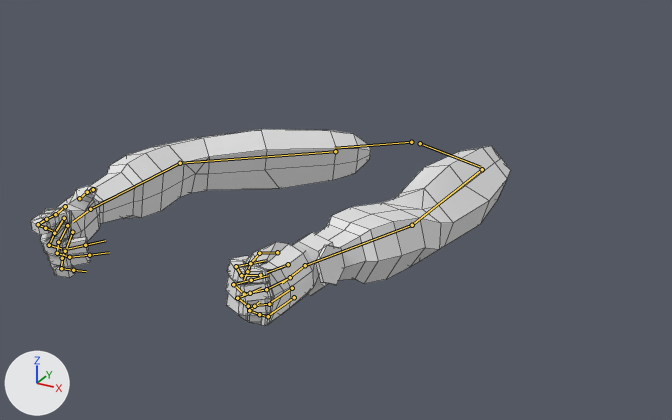
What one commit did to the FBX model CrueltySquad2/Assets/ART/Models/Luuk/player arms.fbx.
One viewpoint serves both versions: a 50 mm camera at (0.598, -1.363, 0.538) aimed at (0.019, -0.31, 0.012). Lighting does not change. The marker at lower left points along +X, +Y and +Z. Both versions are drawn at frame 1 of the action 'metarig|PistolShoot'; the numbers are the values there. The bones that bend it are drawn over the model as lines. Mesh edges are drawn as thin lines.
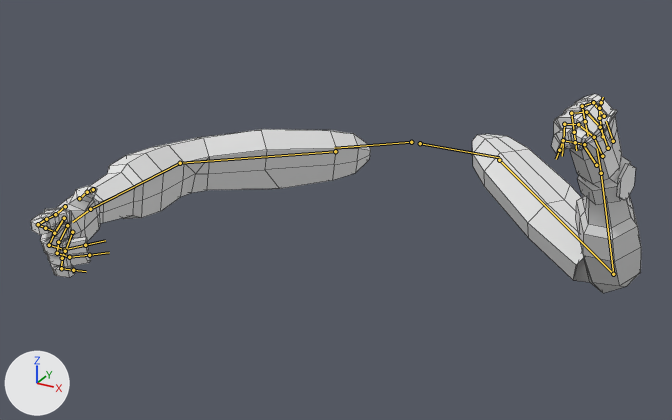
Changed parts and their boxes (x1, y1, x2, y2) in the pictures (672 x 420 px):
'Cube', posed (27% wider): before (31, 129, 511, 326); after (31, 94, 641, 293)
bone 'shoulder.L', root to tip: before (420, 143) to (480, 167); after (420, 143) to (499, 157)
bone 'upper_arm.L', root to tip: before (482, 169) to (412, 225); after (499, 160) to (613, 274)
bone 'forearm.L', root to tip: before (412, 225) to (305, 265); after (613, 274) to (601, 173)
bone 'hand.L', root to tip: before (305, 265) to (282, 283); after (601, 173) to (597, 148)

The change in detail:
Bone 'shoulder.L' (bone_shoulder_l) turns from (0, 37, -23) to (0, 37, 0) degrees about its own x, y and z.
Bone 'upper_arm.L' (bone_upper_arm_l) turns from (42, -17, 45) to (45, 36, 35) degrees about its own x, y and z.
Bone 'forearm.L' (bone_forearm_l) turns from (9, 42, 16) to (-51, -17, 126) degrees about its own x, y and z.
Bone 'hand.L' (bone_hand_l) turns from (32, -70, -43) to (9, -32, -11) degrees about its own x, y and z.
